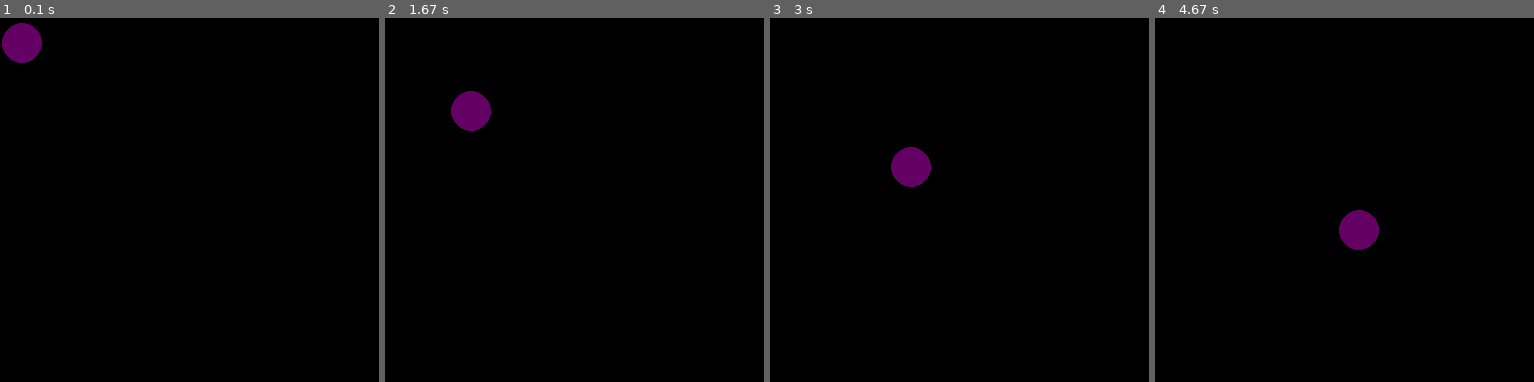
Above: before the commit, frames 1-4 (left to right).
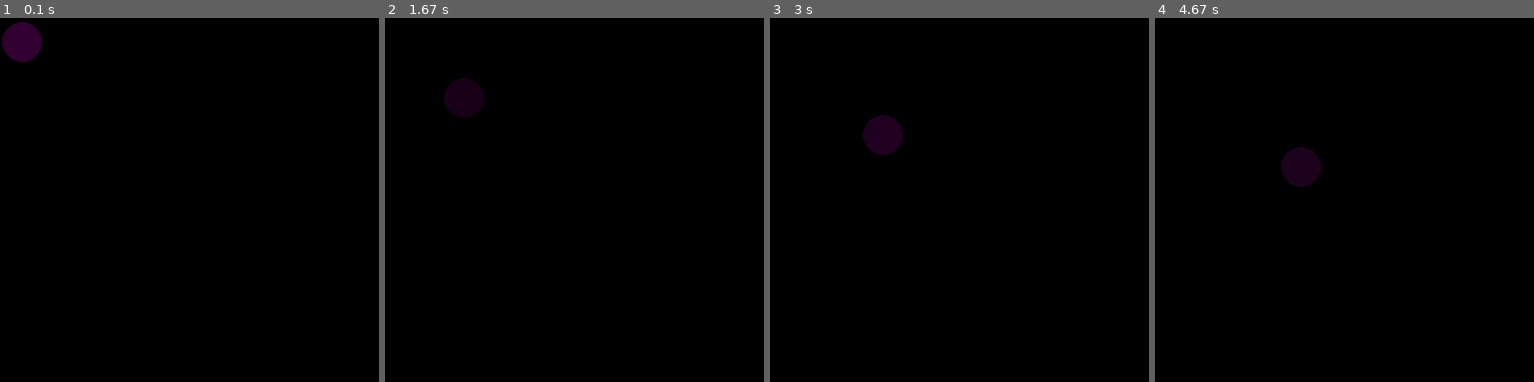
Above: after the commit, the same moments.

Repository: AleksandrLagutov/my_education
Game: pygame game, started from lesson_18_pygame_and_balls/exercise_1.py
The game is run twice, just before and just after one commit, with the same random seed, the same clock (stepped at 60 frames per second) and the same inputs.
Inputs:
- Up to frame 1 (0.1 s): no input
- Up to frame 2 (1.67 s): hold Right 0.33-0.8 s; hold Up 0.83-1.13 s; hold Right 1.17-1.63 s
- Up to frame 3 (3 s): hold Left 1.67-2.2 s; hold Down 2.23-2.53 s; hold Left 2.57-2.97 s
- Up to frame 4 (4.67 s): hold Up 3-3.37 s; hold Right 3.4-4.03 s; hold Down 4.07-4.43 s; hold Left from 4.47 s (still down)

The runs differ from the first frame. In frame 1, 0.9% of the frame differs, in the area x 0-12%, y 1-13%; in frame 2, 0.9%; in frame 3, 1.8%, in the area x 24-43%, y 26-47%; in frame 4, 1.8%.

Commit message:
Упражнение №1 Реализовал изменение цвета шарика зависящее от скорости.

Diff:
--- a/lesson_18_pygame_and_balls/exercise_1.py
+++ b/lesson_18_pygame_and_balls/exercise_1.py
@@ -14,6 +14,9 @@
 y = 21
 vx = 20
 vy = 50
+
+
+
 while True:
     dt = clock.tick(50)/1000
     for event in pygame.event.get():
@@ -27,14 +30,16 @@
         vx += 1
     if pygame.key.get_pressed()[pygame.K_LEFT]:
         vx -= 1
+    vx += -abs(vx ** 2 * 0.0001) if vx > 0 else abs(vx ** 2 * 0.0001)
+    vy += -abs(vy ** 2 * 0.0001) if vy > 0 else abs(vy ** 2 * 0.0001)
     x += vx*dt
     y += vy*dt
-    if int(x) + 20 == width or int(x) - 20 == 0:
+    if int(x) + 20 >= width or int(x) - 20 <= 0:
         vx = -vx
-    if int(y) + 20 == height or int(y) - 20 == 0:
+    if int(y) + 20 >= height or int(y) - 20 <= 0:
         vy = -vy
 
     window.fill((0,0,0))
-    pygame.draw.circle(window, (100, 0, 100), (int(x), int(y)), 20)
+    pygame.draw.circle(window, (abs(vy),0 , abs(vy)), (int(x), int(y)), 20)
 
     pygame.display.flip()
